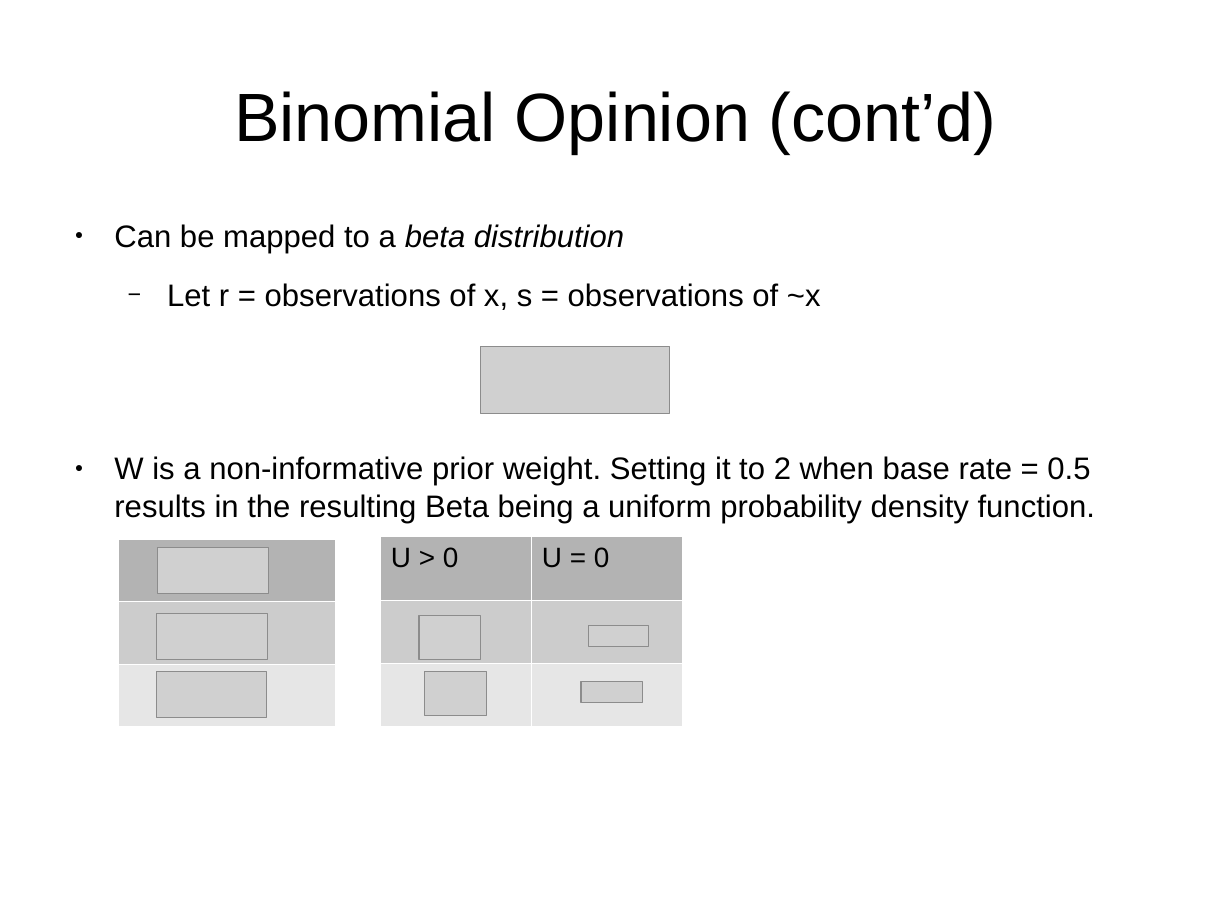
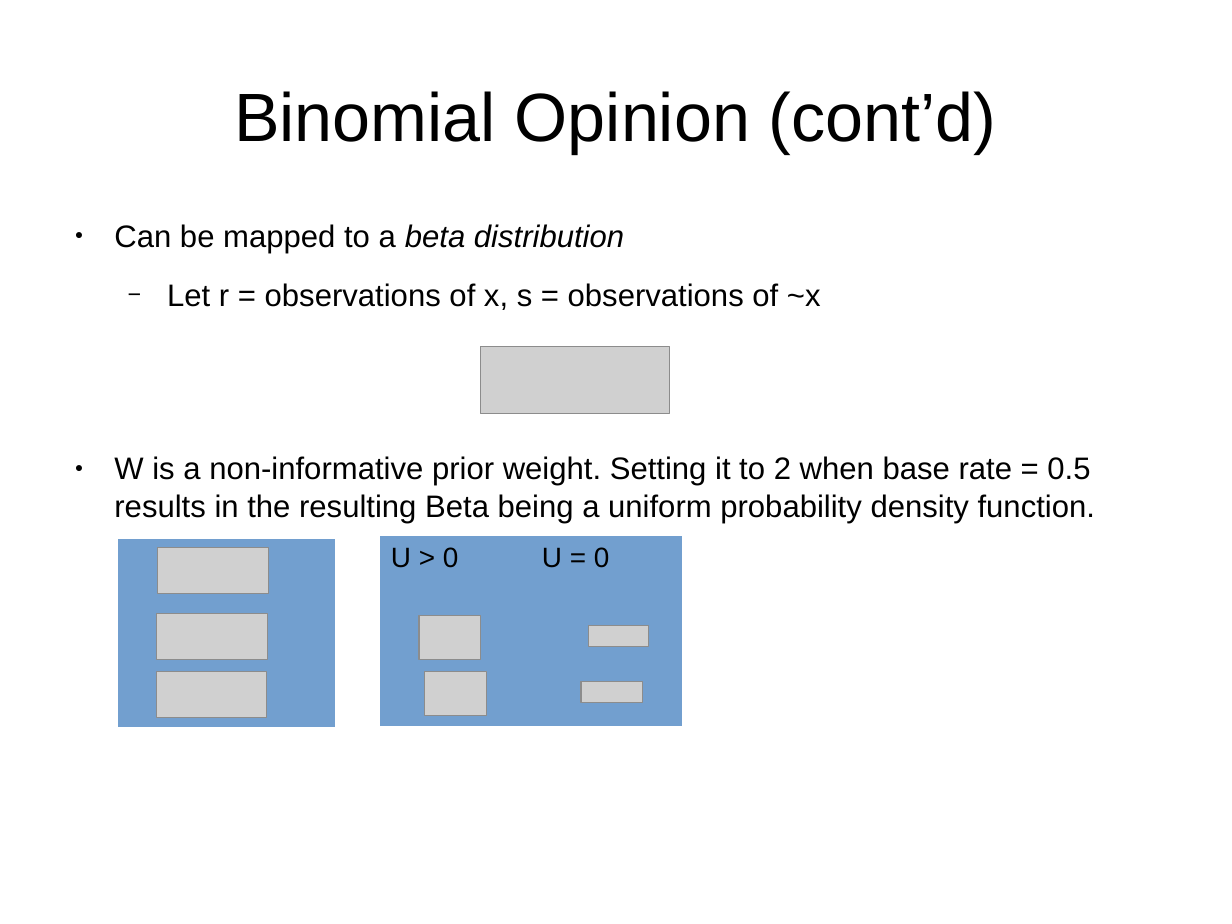
Before and after one commit to bstamour/SLHS, a slide deck: slide 16 of docs/proposal-from-bob.odp. Drawn at 1232x924 pixels with LibreOffice and Linux fonts; fonts in the diff are those of the drawing; grey boxes stand for pictures. Boxes give left, top, right and bottom in pixels: in the first picture for what was removed or moved away, otherwise in the second. Text is boxed around its words. In the diff, an @@ line names an element or a change of style, - is before the commit and + after.

Commit message:
hyper opinion slide.

```diff
--- a/docs/proposal-from-bob.odp
+++ b/docs/proposal-from-bob.odp
@@ table at <box>119,539,335,727</box> @@
@@ fill #B3B3B3 to #729FCF in row 1, column 1 @@
@@ fill #CCCCCC to #729FCF in row 2, column 1 @@
@@ fill #E6E6E6 to #729FCF in row 3, column 1 @@
@@ borders changed @@
@@ table at <box>380,537,682,727</box> @@
@@ fill #B3B3B3 to #729FCF in row 1 @@
@@ fill #CCCCCC to #729FCF in row 2 @@
@@ fill #E6E6E6 to #729FCF in row 3 @@
@@ borders changed @@
```
Also in this commit, not shown: 6 other slides changed, 2 slides added.
